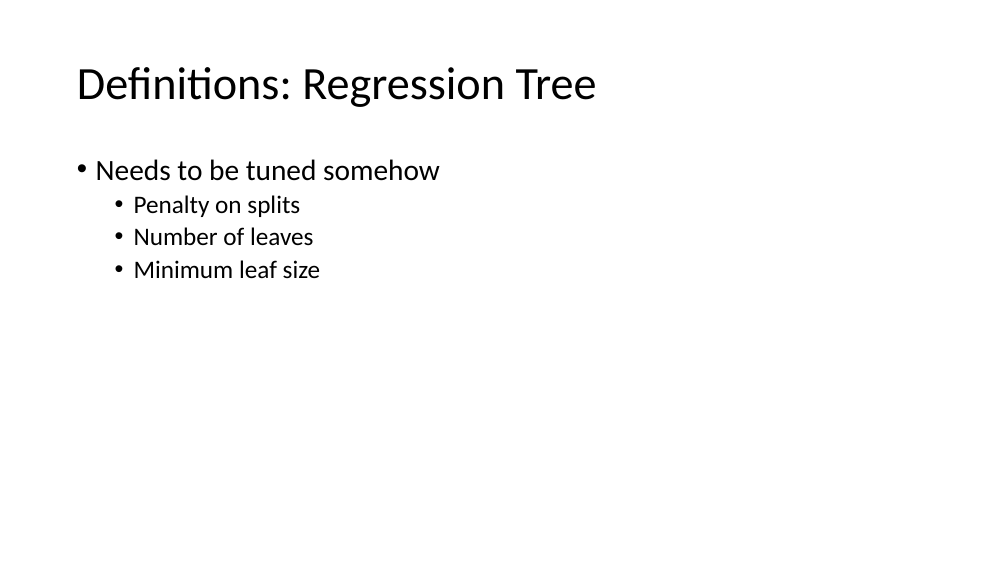
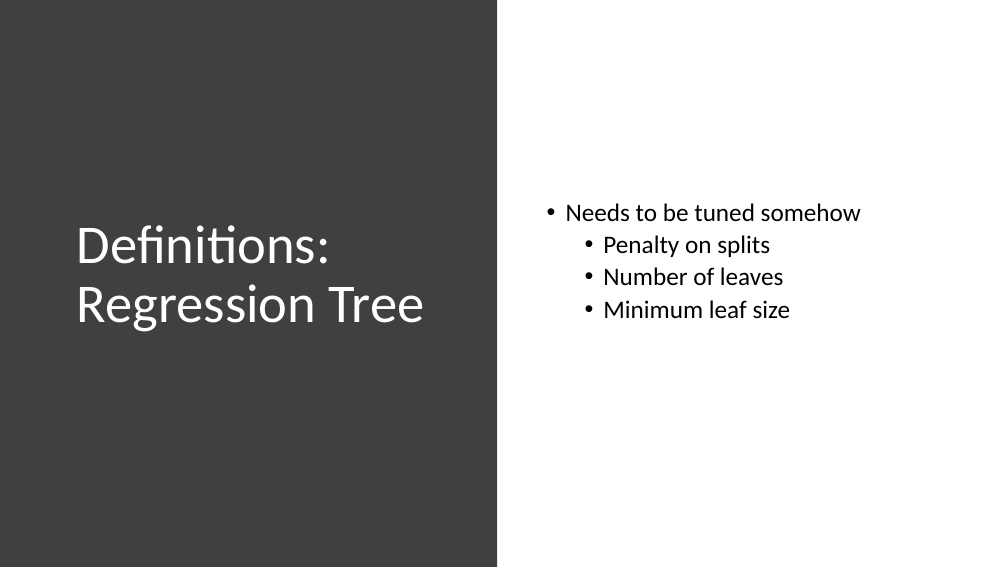
Before and after one commit to amoran57/thesis, a slide deck: slide 6 of Glynn Presentation.pptx. Drawn at 1008x567 pixels with LibreOffice and Linux fonts; fonts in the diff are those of the drawing. Boxes give left, top, right and bottom in pixels: in the first picture for what was removed or moved away, otherwise in the second. Text is boxed around its words. In the diff, an @@ line names an element or a change of style, - is before the commit and + after.

```diff
--- a/Glynn Presentation.pptx
+++ b/Glynn Presentation.pptx
@@ rectangle added at [0,0,498,567], fill #404040 @@
@@ title "Definitions: Regression Tree": place and size @@
-title "Definitions: Regression Tree" at [77,67,597,107]
+title "Definitions: Regression Tree" at [77,225,425,332]
@@ title "Definitions: Regression Tree" at [77,225,425,332]: size 44 to 52 pt, text colour #000000 to #FFFFFF @@
@@ text "Needs to be tuned somehow": place and size @@
-text "Needs to be tuned somehow" at [96,159,440,279]
+text "Needs to be tuned somehow" at [566,203,861,319]
@@ text "Needs to be tuned somehow" at [566,203,861,319]: vertical alignment top to middle @@
@@ text at [566,203,861,222]: size 28 to 24 pt in "Needs to be tuned somehow" @@
```
Also in this commit, not shown: 5 other slides changed, 1 slide added, 1 slide removed, 3 other files.
